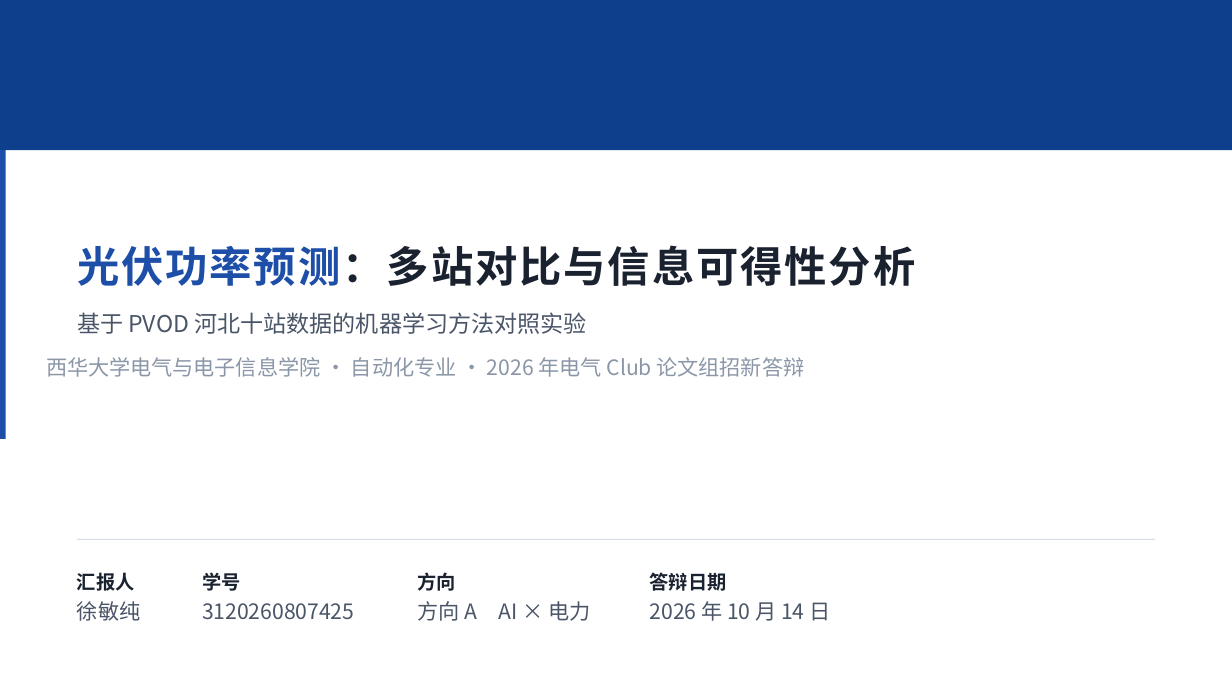
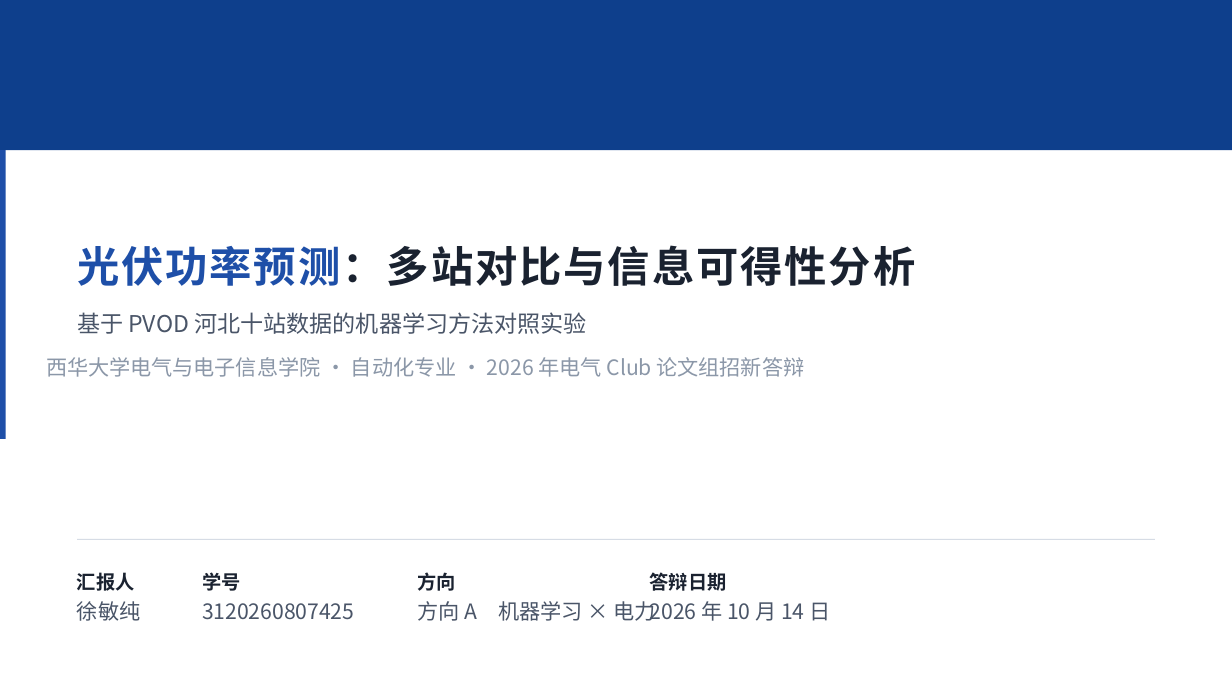
Before and after one commit to xuminchun2026/pv-power-forecasting, a slide deck: slide 1 of 答辩准备/答辩汇报PPT/答辩汇报PPT.pptx. Drawn at 1232x693 pixels with LibreOffice and Linux fonts; fonts in the diff are those of the drawing. Boxes give left, top, right and bottom in pixels: in the first picture for what was removed or moved away, otherwise in the second. Text is boxed around its words. In the diff, an @@ line names an element or a change of style, - is before the commit and + after.

Commit message:
style: PPT 首页方向标签改为「机器学习 × 电力」

```diff
--- a/答辩准备/答辩汇报PPT/答辩汇报PPT.pptx
+++ b/答辩准备/答辩汇报PPT/答辩汇报PPT.pptx
@@ text at <box>418,601,656,621</box>: text changed @@
-方向 A AI × 电力
+方向 A 机器学习 × 电力
```
